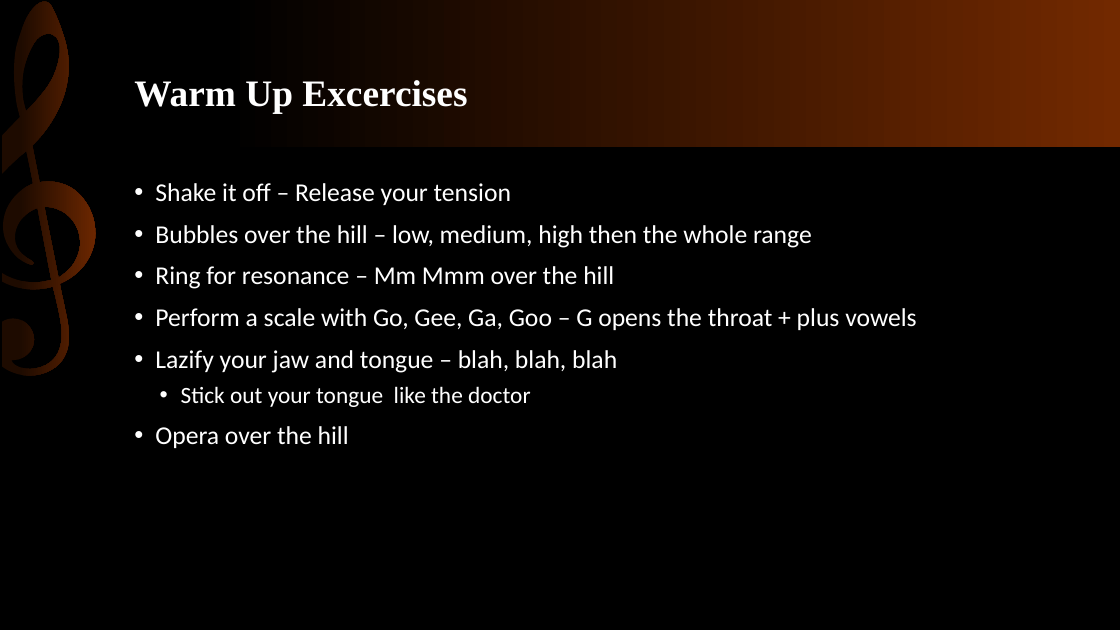
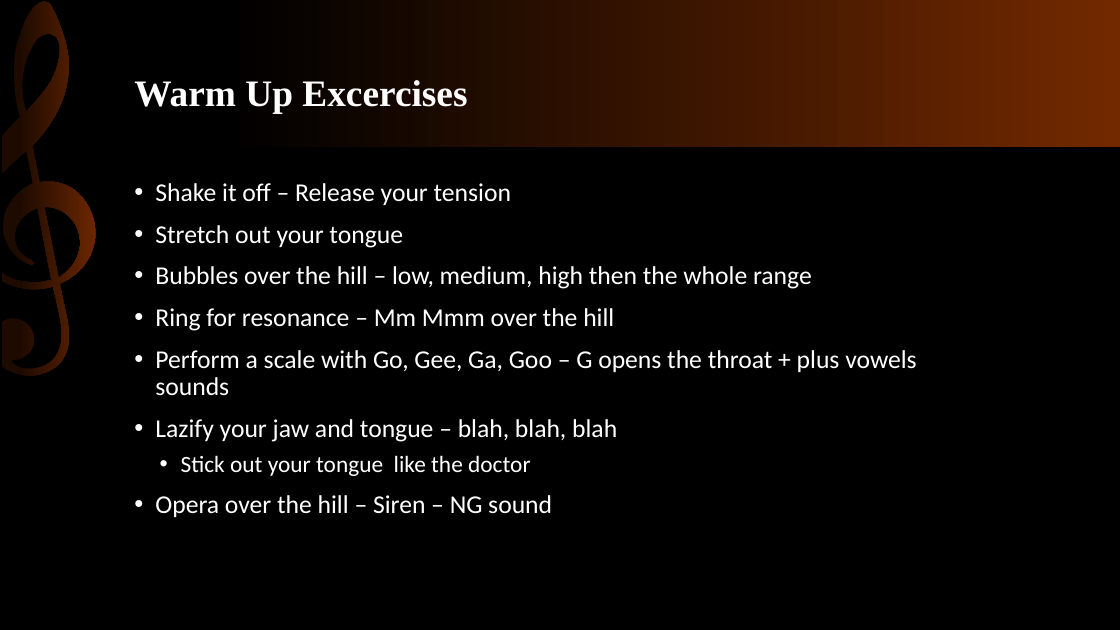
Before and after one commit to KnowledgeMavens/Science-Tech, a slide deck: slide 10 of Singing Basics 02-03-18/SInging Basics.pptx (slide 8 before the commit). Drawn at 1120x630 pixels with LibreOffice and Linux fonts; fonts in the diff are those of the drawing. Boxes give left, top, right and bottom in pixels: in the first picture for what was removed or moved away, otherwise in the second. Text is boxed around its words. In the diff, an @@ line names an element or a change of style, - is before the commit and + after.

```diff
--- a/Singing Basics 02-03-18/SInging Basics.pptx
+++ b/Singing Basics 02-03-18/SInging Basics.pptx
@@ text at bbox=[155, 225, 403, 248]: paragraph added @@
+• Stretch out your tongue
@@ text at bbox=[155, 350, 916, 396]: text changed @@
-• Perform a scale with Go, Gee, Ga, Goo – G opens the throat + plus vowels
+• Perform a scale with Go, Gee, Ga, Goo – G opens the throat + plus vowels sounds
@@ text at bbox=[155, 495, 552, 517]: text changed @@
-• Opera over the hill
+• Opera over the hill – Siren – NG sound
```
Also in this commit, not shown: 6 other slides changed.
